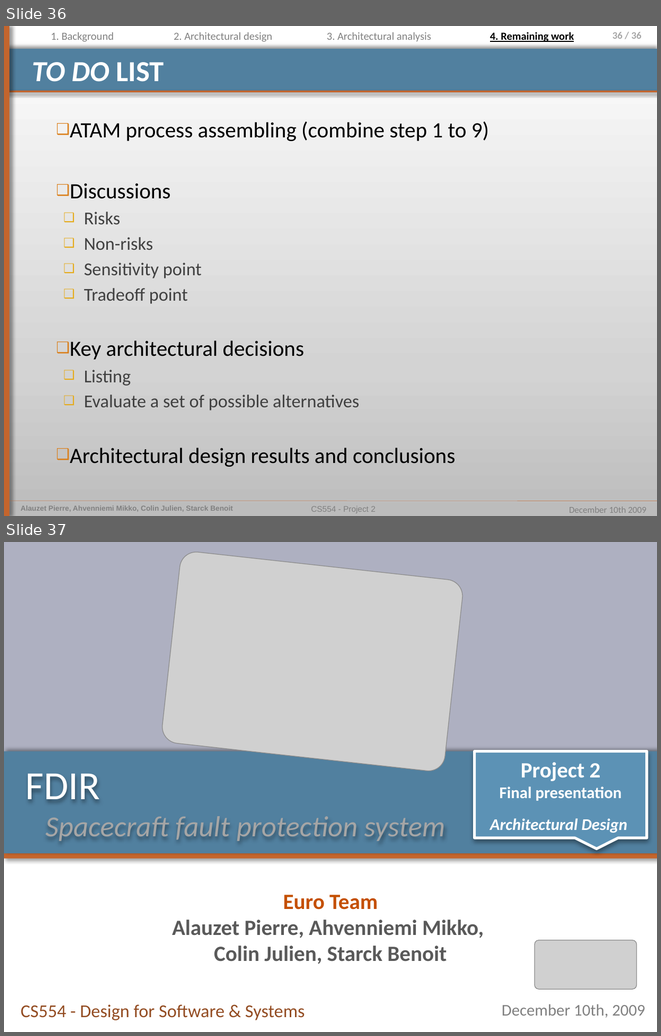
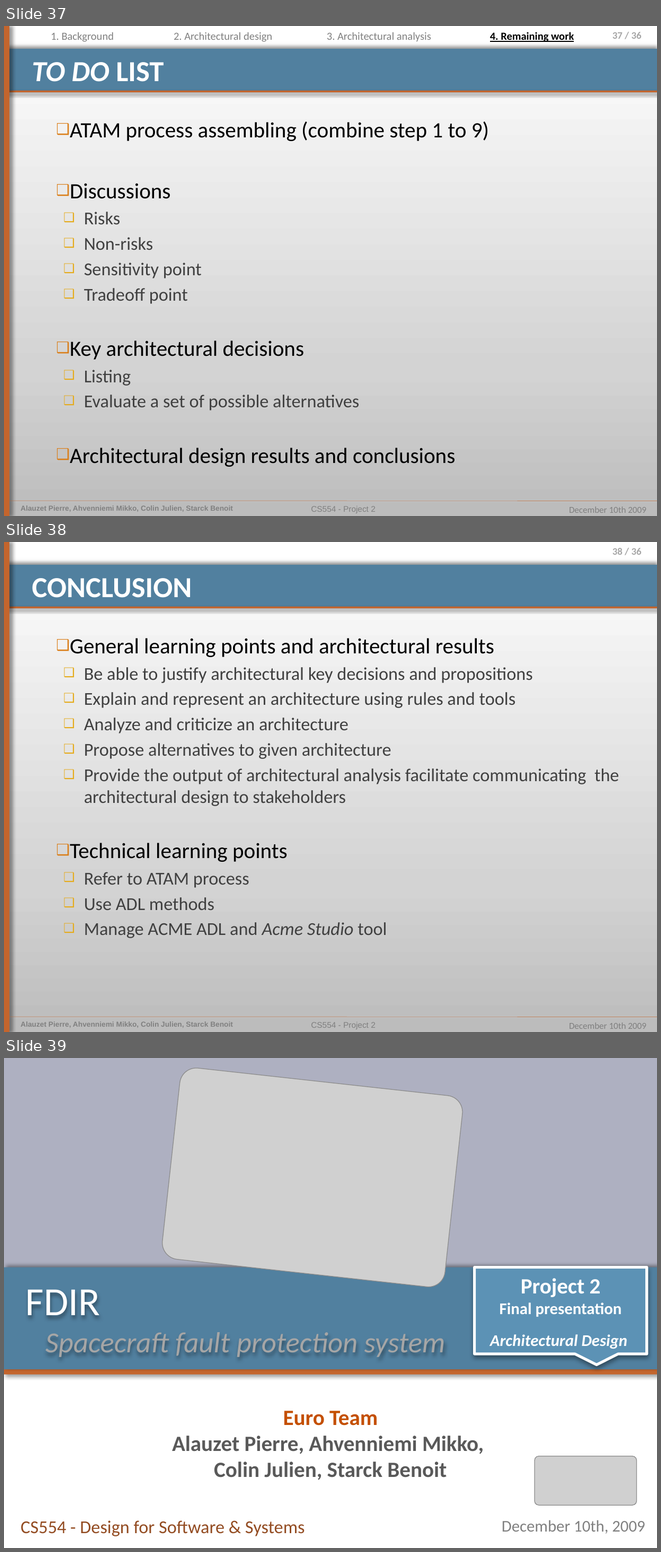
Before and after one commit to pierrealauzet/euroteam, a slide deck: Project 2/PartFinal/CS554_EuroTeam_Project2_Final_pierre.pptx. Shown one above the other, each under a label of ours: slides 36 and 37 before the commit, slides 37, 38 and 39 after it. The pictures are 661x1036 and 661x1552 pixels, drawn with LibreOffice and Linux fonts; fonts in the diff are those of the drawing; grey boxes stand for pictures. Boxes give left, top, right and bottom in pixels: in the first picture for what was removed or moved away, otherwise in the second. Text is boxed around its words. In the diff, an @@ line names an element or a change of style, - is before the commit and + after.

```diff
--- a/Project 2/PartFinal/CS554_EuroTeam_Project2_Final_pierre.pptx
+++ b/Project 2/PartFinal/CS554_EuroTeam_Project2_Final_pierre.pptx
@@ slide 38 added at bbox=[4, 542, 657, 1032], background gradient #BDBDBD to #D3D3D3 to #FFFFFF; not listed: 9 template elements that a slide beside it also shows @@
@@ title added at bbox=[32, 578, 192, 598], 32 pt, text #FFFFFF, bold @@
+CONCLUSION
@@ text added at bbox=[70, 638, 619, 938], 20 pt, text #404040 @@
+❑ General learning points and architectural results
+  ❑ Be able to justify architectural key decisions and propositions
+  ❑ Explain and represent an architecture using rules and tools
+  ❑ Analyze and criticize an architecture
+  ❑ Propose alternatives to given architecture
+  ❑ Provide the output of architectural analysis facilitate communicating the architectural design to stakeholders
+❑ Technical learning points
+  ❑ Refer to ATAM process
+  ❑ Use ADL methods
+  ❑ Manage ACME ADL and Acme Studio tool
@@ what was slide 36 is now slide 37 @@
@@ page number at bbox=[612, 32, 642, 39]: text changed @@
-36 / 36
+37 / 36
@@ what was slide 37 is now slide 39 @@
```
Also in this commit, not shown: 24 slides changed, 1 other slide added, 1 other file.
